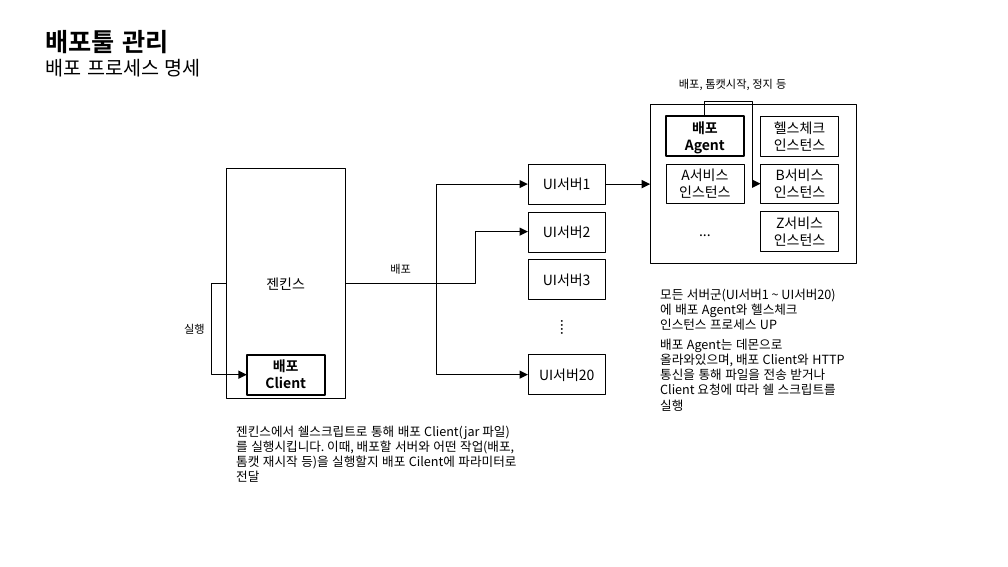
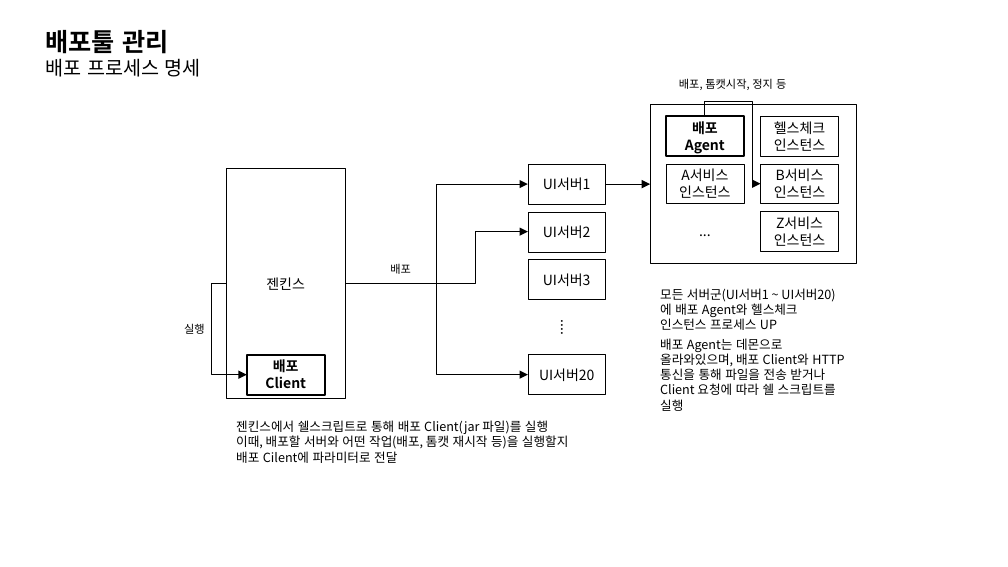
Before and after one commit to vvshinevv/resume, a slide deck: slide 1 of 배포툴.pptx. Drawn at 1008x567 pixels with LibreOffice and Linux fonts; fonts in the diff are those of the drawing. Boxes give left, top, right and bottom in pixels: in the first picture for what was removed or moved away, otherwise in the second. Text is boxed around its words. In the diff, an @@ line names an element or a change of style, - is before the commit and + after.

Commit message:
배포툴 수정

```diff
--- a/배포툴.pptx
+++ b/배포툴.pptx
@@ text at bbox=[236, 420, 568, 463]: text changed @@
-젠킨스에서 쉘스크립트로 통해 배포 Client(jar 파일)를 실행시킵니다. 이때, 배포할 서버와 어떤 작업(배포, 톰캣 재시작 등)을 실행할지 배포 Cilent에 파라미터로 전달
+젠킨스에서 쉘스크립트로 통해 배포 Client(jar 파일)를 실행
+이때, 배포할 서버와 어떤 작업(배포, 톰캣 재시작 등)을 실행할지 배포 Cilent에 파라미터로 전달
```
Also in this commit, not shown: 2 other slides changed, 10 slides added.
